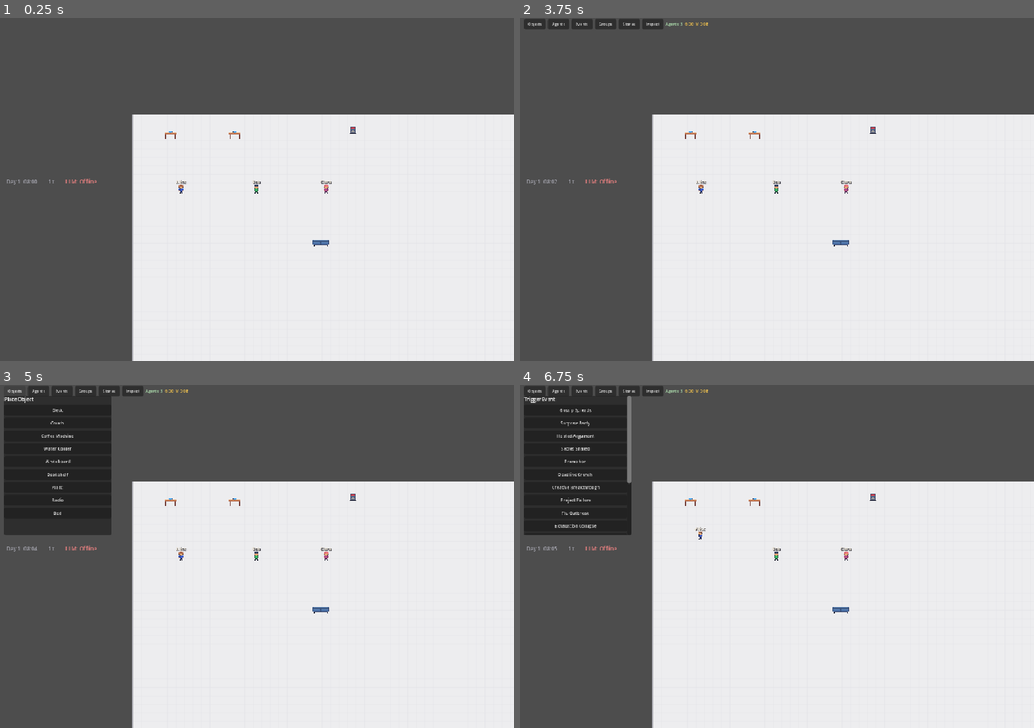
Above: before the commit, frames 1-4 (two rows, left to right).
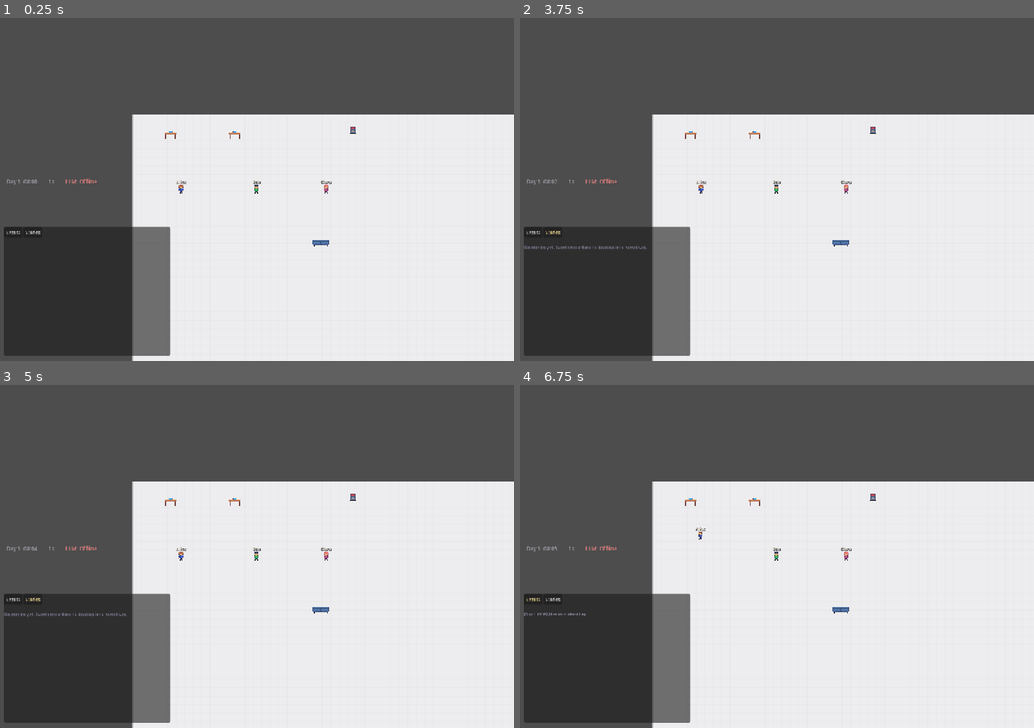
Above: after the commit, the same moments.

Repository: rsanandres/ayle
Game: Godot game, scene res://scenes/main/main.tscn
Same seed, same stepped clock (60 frames per second), same inputs: the game is played once before the commit and once after it.
Inputs (mouse positions are in pixels of both pictures, inside the frame that each line leads up to):
- Up to frame 1 (0.25 s): no input
- Up to frame 2 (3.75 s): click (535, 230) at 0.5 s, where only the run after the commit has a clickable "Events"; click (550, 230) at 1.25 s, where only the run after the commit has a clickable "Stories"; tap Enter at 2, 3.5 s; drag from (699, 189) to (843, 189) at 2.02 s; tap Space (pause) at 2.75 s; drag from (777, 189) to (751, 258) at 2.77 s; move the mouse to (843, 189) at 3.52 s; hold . (speed_up) from 3.53 s (still down); tap Tab at 3.6 s; click (843, 189) at 3.67 s
- Up to frame 3 (5 s): release . (speed_up) at 4.25 s; click (15, 391) at 4.25 s, where only the run before the commit has a clickable "Objects"
- Up to frame 4 (6.75 s): click (555, 391) at 5 s, where only the run before the commit has a clickable "Agents"; click "Events" at 5.75 s; click (576, 614) at 6.5 s, where only the run before the commit has a clickable "New Hobby"

The runs differ from the first frame. In frame 1, 12% of the frame differs, in the area x 0-34%, y 60-99%; in frame 2, 13%; in frame 3, 21%; in frame 4, 21%, in the area x 0-37%, y 0-99%.

Commit message:
Show activity log by default, zoom in 2x, log agent thoughts/actions
- Narrative log visible on launch (bottom-left, bigger)
- Logs agent actions, thoughts, conversations, state changes
- LLM thoughts now appear in the log too
- Camera starts at 2x zoom so agents are readable
- Zoom range increased to 0.5x-4x

Co-Authored-By: Claude Opus 4.6 <noreply@anthropic.com>

Diff:
--- a/scenes/agents/agent.gd
+++ b/scenes/agents/agent.gd
@@ -319,6 +319,11 @@
 func _on_thought(thought: String) -> void:
 	thought_bubble.text = thought
 	thought_bubble.visible = true
+	# Log thought to narrative
+	EventBus.narrative_event.emit(
+		"%s thinks: \"%s\"" % [agent_name, thought],
+		[agent_name], 2.0
+	)
 	# Fade out after a few seconds
 	var tween := create_tween()
 	tween.tween_interval(4.0)
--- a/scenes/main/main.gd
+++ b/scenes/main/main.gd
@@ -50,8 +50,8 @@
 		_camera.position = bounds.get_center()
 	else:
 		_camera.position = Vector2(480, 320)
-	_camera_zoom = 1.0
-	_camera.zoom = Vector2.ONE
+	_camera_zoom = 2.0  # Start zoomed in so agents are visible
+	_camera.zoom = Vector2(2.0, 2.0)
 
 
 func set_expanded_mode(enable: bool) -> void:
@@ -130,10 +130,10 @@
 	elif event.button_index == MOUSE_BUTTON_MIDDLE:
 		_camera_panning = event.pressed
 	elif event.button_index == MOUSE_BUTTON_WHEEL_UP and event.pressed:
-		_camera_zoom = clampf(_camera_zoom + 0.15, 0.5, 2.0)
+		_camera_zoom = clampf(_camera_zoom + 0.2, 0.5, 4.0)
 		_camera.zoom = Vector2(_camera_zoom, _camera_zoom)
 	elif event.button_index == MOUSE_BUTTON_WHEEL_DOWN and event.pressed:
-		_camera_zoom = clampf(_camera_zoom - 0.15, 0.5, 2.0)
+		_camera_zoom = clampf(_camera_zoom - 0.2, 0.5, 4.0)
 		_camera.zoom = Vector2(_camera_zoom, _camera_zoom)
 
 
--- a/scenes/ui/hud.gd
+++ b/scenes/ui/hud.gd
@@ -45,12 +45,12 @@
 	_agent_inspector.grow_horizontal = Control.GROW_DIRECTION_BEGIN
 	add_child(_agent_inspector)
 
-	# Create narrative log (bottom-left)
+	# Create narrative log (bottom-left, always visible)
 	_narrative_log = NarrativeLog.new()
 	_narrative_log.offset_left = 10
-	_narrative_log.offset_top = -160
-	_narrative_log.offset_right = 210
-	_narrative_log.offset_bottom = -25
+	_narrative_log.offset_top = -250
+	_narrative_log.offset_right = 320
+	_narrative_log.offset_bottom = -10
 	_narrative_log.anchors_preset = Control.PRESET_BOTTOM_LEFT
 	_narrative_log.anchor_top = 1.0
 	_narrative_log.anchor_bottom = 1.0
--- a/scenes/ui/narrative_log.gd
+++ b/scenes/ui/narrative_log.gd
@@ -14,10 +14,16 @@
 
 
 func _ready() -> void:
-	custom_minimum_size = Vector2(200, 150)
-	visible = false
+	custom_minimum_size = Vector2(280, 200)
+	visible = true  # Visible by default
 	_build_ui()
 	EventBus.narrative_event.connect(_on_narrative_event)
+	# Subscribe to more detailed events
+	EventBus.agent_state_changed.connect(_on_agent_state_changed)
+	EventBus.agent_action_started.connect(_on_agent_action_started)
+	EventBus.conversation_started.connect(_on_conversation_started)
+	EventBus.conversation_line.connect(_on_conversation_line)
+	EventBus.conversation_ended.connect(_on_conversation_ended)
 
 
 func toggle() -> void:
@@ -158,6 +164,76 @@
 		_content_vbox.add_child(box)
 
 
+func _on_agent_state_changed(agent: Node2D, _old_state: AgentState.Type, new_state: AgentState.Type) -> void:
+	if not is_instance_valid(agent):
+		return
+	# Only log interesting state changes
+	match new_state:
+		AgentState.Type.WALKING:
+			_log_activity(agent.agent_name, "started walking", 0.5)
+		AgentState.Type.INTERACTING:
+			var target_name := ""
+			if agent.current_target and agent.current_target.has_method("get") and "display_name" in agent.current_target:
+				target_name = agent.current_target.display_name
+			else:
+				target_name = "something"
+			_log_activity(agent.agent_name, "is using the %s" % target_name, 1.5)
+		AgentState.Type.TALKING:
+			pass  # Handled by conversation signals
+
+
+func _on_agent_action_started(agent: Node2D, action: ActionType.Type, target: Node2D) -> void:
+	if not is_instance_valid(agent):
+		return
+	var target_name := "?"
+	if target:
+		if target.has_method("get") and "display_name" in target:
+			target_name = target.display_name
+		elif "agent_name" in target:
+			target_name = target.agent_name
+	match action:
+		ActionType.Type.GO_TO_OBJECT:
+			_log_activity(agent.agent_name, "heads to the %s" % target_name, 1.0)
+		ActionType.Type.TALK_TO_AGENT:
+			_log_activity(agent.agent_name, "goes to talk to %s" % target_name, 2.0)
+		ActionType.Type.CONFESS_FEELINGS:
+			_log_activity(agent.agent_name, "is going to confess feelings to %s!" % target_name, 6.0)
+		ActionType.Type.WANDER:
+			_log_activity(agent.agent_name, "wanders around", 0.3)
+
+
+func _on_conversation_started(agent_a: String, agent_b: String) -> void:
+	_log_activity(agent_a, "started a conversation with %s" % agent_b, 2.5)
+
+
+func _on_conversation_line(speaker: String, line: String) -> void:
+	# Truncate long lines
+	var display_line := line
+	if display_line.length() > 60:
+		display_line = display_line.substr(0, 57) + "..."
+	_log_activity(speaker, "says: \"%s\"" % display_line, 1.5)
+
+
+func _on_conversation_ended(agent_a: String, agent_b: String) -> void:
+	_log_activity(agent_a, "finished talking with %s" % agent_b, 1.5)
+
+
+func _log_activity(agent_name: String, text: String, importance: float) -> void:
+	var entry := {
+		"text": "%s %s" % [agent_name, text],
+		"agents": [agent_name],
+		"importance": importance,
+		"timestamp": TimeManager.time_string,
+		"day": TimeManager.day,
+	}
+	_entries.append(entry)
+	if _entries.size() > MAX_ENTRIES:
+		_entries.pop_front()
+	if visible and _active_tab == "events":
+		_add_event_label(entry)
+		_scroll.call_deferred("set_v_scroll", _scroll.get_v_scroll_bar().max_value as int)
+
+
 func get_entries() -> Array[Dictionary]:
 	return _entries
 
